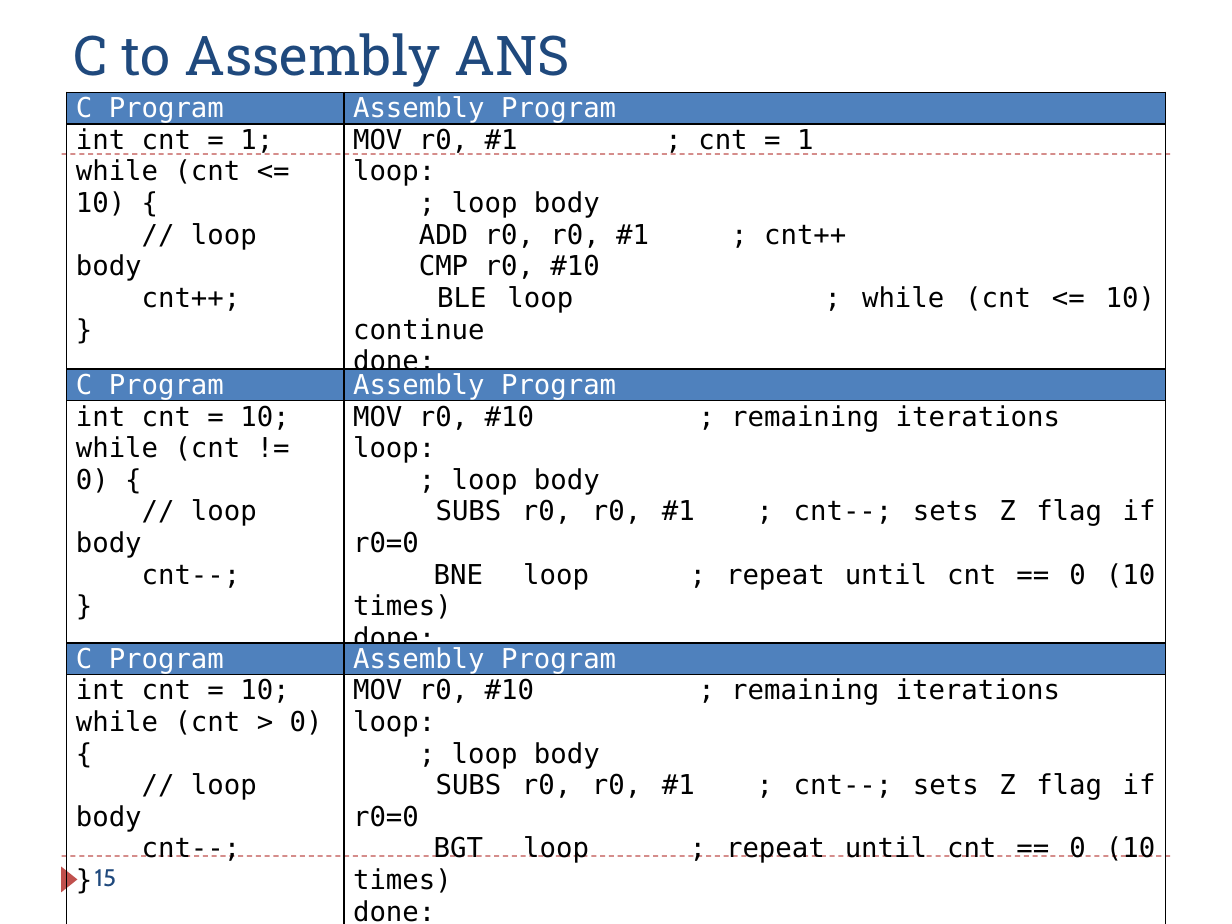
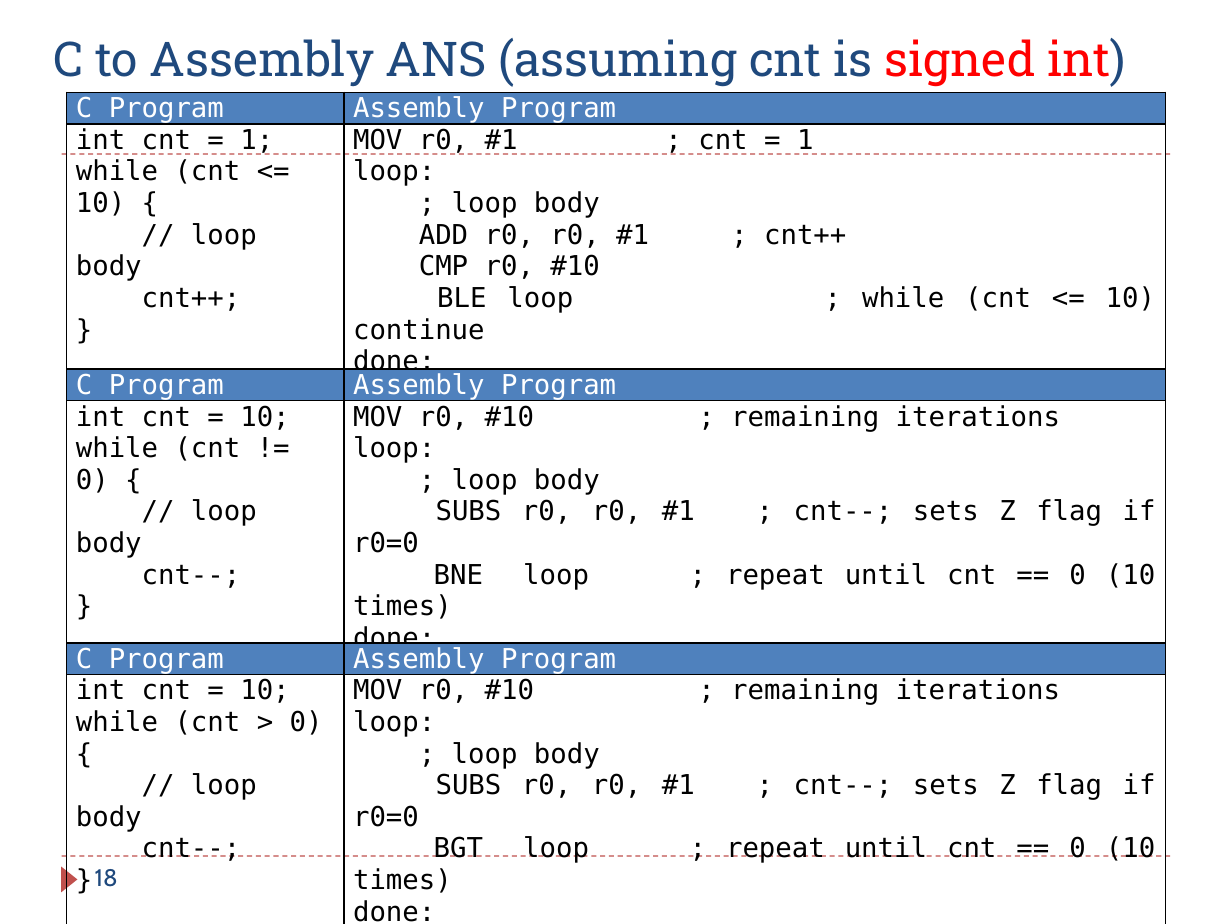
Before and after one commit to guhofstra/CSC111Fa25, a slide deck: slide 18 of PPTs/Ch6_ARM_Control_Flow_Exercises_ANS.pptx (slide 15 before the commit). Drawn at 1232x924 pixels with LibreOffice and Linux fonts; fonts in the diff are those of the drawing. Boxes give left, top, right and bottom in pixels: in the first picture for what was removed or moved away, otherwise in the second. Text is boxed around its words. In the diff, an @@ line names an element or a change of style, - is before the commit and + after.

```diff
--- a/PPTs/Ch6_ARM_Control_Flow_Exercises_ANS.pptx
+++ b/PPTs/Ch6_ARM_Control_Flow_Exercises_ANS.pptx
@@ title at (53,38,1126,87): text changed; size 32 to 28 pt @@
-C to Assembly ANS
+C to Assembly ANS (assuming cnt is signed int)
@@ page number at (95,869,118,887): text changed @@
-15
+18
```
Also in this commit, not shown: 9 other slides changed, 4 slides added, 2 slides removed, 1 other file.
